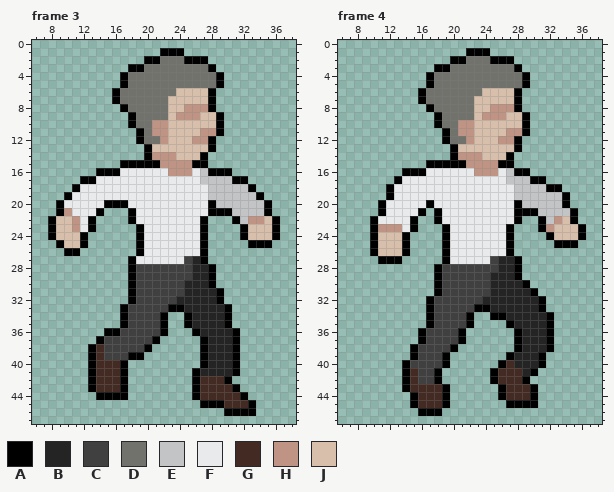
A pixel-art file gets an edit: resources/player_fall.ase. The picture above is the old version.
48x48 pixels, 4 frames. Colours within 5 levels of each other are drawn and written as one. Shown: frame 3: x 6..38, y 0..47; frame 4: x 6..38, y 0..47. The commit also changed other frames, which this record leaves out.
Palette (. is transparent): A #000000  B #242424  C #404040  D #71726b  E #c2c4c5  F #e8eaec  G #432a22  H #bf9485  J #d8bfac
Once edited:
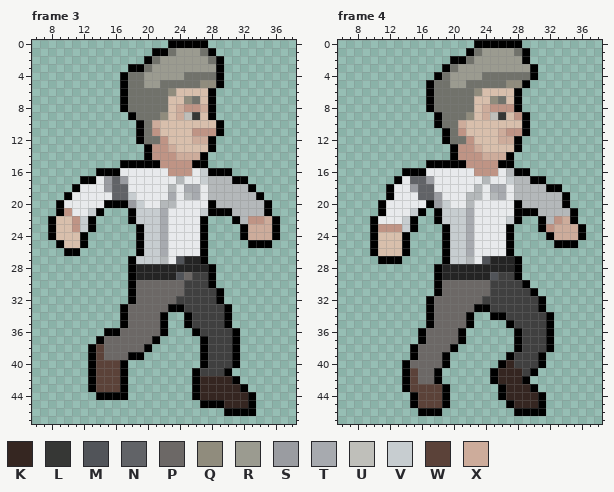
Colours new in this view: K #352621  L #363735  M #515459  N #616367  P #6c6866  Q #908c7d  R #9b9b90  S #9a9ca1  T #a7aaaf  U #bfbfba  V #c7cdd0  W #5b4239  X #cdac9b
Log entry: Finished player falling animation
From old to new:
colour E: #c2c4c5 -> #b4b8ba
Frame 3, layer "Layer 2":
y 0: x 23..27 ..... -> AAAAA
y 1: x 21 . -> A; x 23..28 AA.... -> DRRRDA
y 2: x 21..29 ADDDAAA.. -> DRRRRRRDA
y 3: x 21..29 DDDDDDDA. -> RRRRRRRRA
y 4: x 20..24 DDDDD -> RRRRR
y 5: x 20..21 DD -> RR; x 27..28 DD -> QQ
y 6: x 16..17 AD -> .A; x 23 D -> Q
y 7: x 16..17 AD -> .A; x 25..26 JJ -> QD
y 8: x 24 J -> X; x 27 H -> X
y 9: x 22 D -> Q; x 24..26 HHH -> XUL; x 28..29 JA -> A.
y 10: x 18..19 AD -> .A; x 21..22 HH -> XJ
y 11: x 22 H -> J; x 26 J -> H
y 12: x 26..27 HH -> XX
y 13: x 21..23 JJJ -> HHX
y 14: x 24..26 JJJ -> XXX
y 16: x 27 E -> V
y 17: x 15..17 FFF -> SNS; x 24 F -> E; x 27 E -> V
y 18: x 15..17 FFF -> SNN; x 23 F -> E; x 25..26 FF -> TT
y 19: x 16..18 FFF -> NNV; x 23 F -> T; x 25..26 FF -> ET
y 20: x 18..19 FF -> SV; x 22..23 FF -> EE
y 21: x 13 F -> V; x 19..22 FFFF -> VVVT; x 27 F -> V
y 22: x 12 F -> V; x 19..22 FFFF -> VVVT; x 35 J -> X
y 23: x 12 F -> V; x 20..22 FFF -> VVT; x 33..35 JJJ -> XXX
y 24: x 20..22 FFF -> VVT; x 33..35 JJJ -> XXX
y 25..26: x 20..22 FFF -> VVT
y 27: x 19..22 FFFF -> VVVE; x 24..25 FC -> MB
y 28: x 19..25 CCCCCCC -> BBBBBBB
y 29: x 19..27 CCCCCCCBB -> BBBBBMPCC
y 30: x 19..27 CCCCCCBBB -> PPPPPPCCC
y 31: x 19..28 CCCCCCBBBB -> PPPPPPCCCC
y 32: x 19..28 CCCCCBBBBB -> PPPPPCCCCC
y 33: x 18..22 CCCCC -> PPPPP; x 25..29 BBBBB -> CCCCC
y 34..35: x 18..21 CCCC -> PPPP; x 26..29 BBBB -> CCCC
y 36: x 17..21 CCCCC -> PPPPP; x 27..30 BBBB -> CCCC
y 37: x 15..20 CCCCCC -> PPPPPP; x 28..30 BBB -> CCC
y 38: x 14..19 GCCCCC -> WPPPPP; x 28..30 BBB -> CCC
y 39: x 14..17 GCCC -> WPPP; x 28..30 BBB -> CCC
y 40: x 14..16 GGG -> WWW; x 28..30 BBB -> CCC
y 41: x 14..16 GGG -> WWW; x 27..31 BBBBA -> CCCA.
y 42: x 14..16 GGG -> WWW; x 27..31 GGGA. -> KKKKA
y 43: x 14..16 GGG -> WWW; x 27..32 GGGGA. -> KKKKKA
y 44: x 27..33 GGGGGA. -> KKKKKKA
y 45: x 30..32 GGG -> KKK
Frame 4, layer "Layer 2":
y 0: x 23..28 ...... -> AAAAAA
y 1: x 23..29 AA..... -> DRRRRDA
y 2: x 23..29 DDAAA.. -> RRRRRRA
y 3: x 18 A -> .; x 21..30 DDDDDDDA.. -> RRRRRRRRRA
y 4: x 17..18 AD -> .A; x 20..23 DDDD -> RRRR; x 29..30 A. -> DA
y 5: x 20..21 DD -> RR; x 27..28 DD -> QQ
y 6: x 16..17 AD -> .A; x 23 D -> Q
y 7: x 16..17 AD -> .A; x 25..26 JJ -> QD
y 8: x 24 J -> X
y 9: x 22 D -> Q; x 24..26 HHH -> XUL; x 28 J -> H
y 10: x 21..22 HH -> XJ
y 11: x 22 H -> J; x 26 J -> X
y 12: x 26..27 HH -> XX
y 13: x 21..23 JJJ -> HHX
y 14: x 24..26 JJJ -> XXX
y 17: x 15..17 FFF -> NNS; x 24 F -> E; x 27 E -> V
y 18: x 15..17 FFF -> SNN; x 23 F -> E; x 25..26 FF -> TT
y 19: x 16..18 FFF -> NNS; x 22..23 FF -> EE; x 25..26 FF -> ET
y 20: x 18..19 FF -> SV; x 22 F -> E
y 21: x 15 F -> V; x 19..22 FFFF -> VVVT
y 22: x 14 F -> V; x 19..22 FFFF -> VVVT; x 27 F -> V; x 34 J -> X
y 23: x 14 F -> V; x 20..22 FFF -> VVT; x 33..35 JJJ -> XXX
y 24: x 20..22 FFF -> VVT; x 33..35 JJJ -> XXX
y 25..26: x 20..22 FFF -> VVT
y 27: x 20..22 FFF -> VVE; x 24..25 FC -> MB
y 28: x 19..25 CCCCCCC -> BBBBBBB
y 29: x 19..27 CCCCCCBBB -> BBBBBBMCC
y 30: x 19..28 CCCCCCBBBB -> PPPPPPCCCC
y 31: x 19..29 CCCCCCBBBBB -> PPPPPPCCCCC
y 32: x 18..30 CCCCCCBBBBBBB -> PPPPPPCCCCCCC
y 33: x 18..22 CCCCC -> PPPPP; x 25..30 BBBBBB -> CCCCCC
y 34: x 18..21 CCCC -> PPPP; x 27..31 BBBBB -> CCCCC
y 35: x 18..21 CCCC -> PPPP; x 28..31 BBBB -> CCCC
y 36..37: x 17..20 CCCC -> PPPP; x 29..31 BBB -> CCC
y 38: x 16..19 CCCC -> PPPP; x 29..31 BBB -> CCC
y 39: x 16..18 CCC -> PPP; x 28..30 BBB -> CCC
y 40: x 15..18 CCCC -> PPPP; x 27..30 GBBB -> KCCC
y 41: x 15..17 GCC -> WPP; x 26..29 GGGB -> KKKC
y 42: x 15..17 GCC -> WPP; x 26..28 GGG -> KKK
y 43: x 15..18 GGGG -> WWWW; x 27..29 GGG -> KKK
y 44: x 16..18 GGG -> WWW; x 27..31 GGGA. -> KKKKA
y 45: x 16..18 GGG -> WWW; x 28..31 AAA. -> KKKA
y 46: x 28..31 .... -> AAAA
Boxes around the changes in both pictures, in picture pixels (x1, y1, x2, y2):
changed: (80, 40, 272, 408)
changed: (402, 40, 578, 416)
